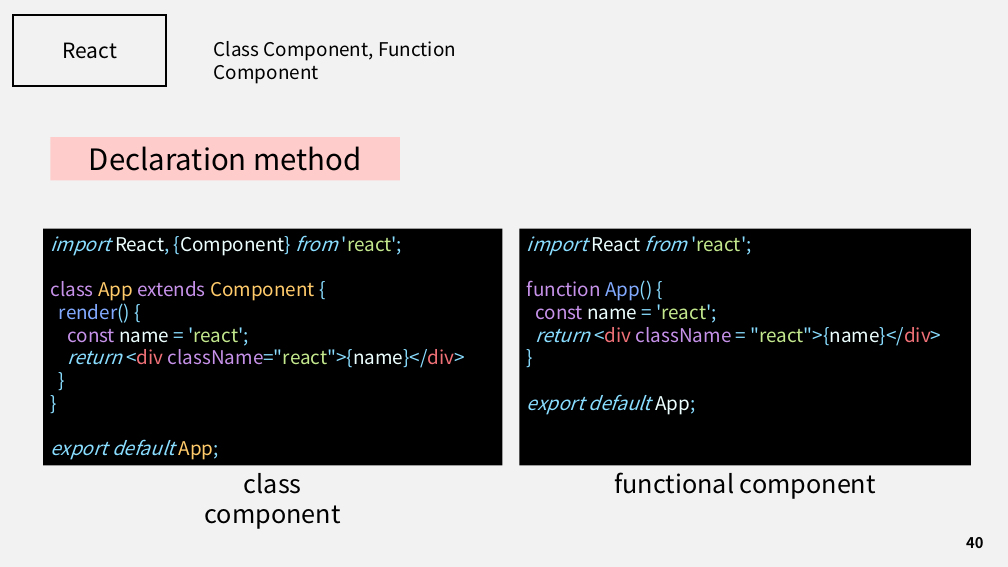
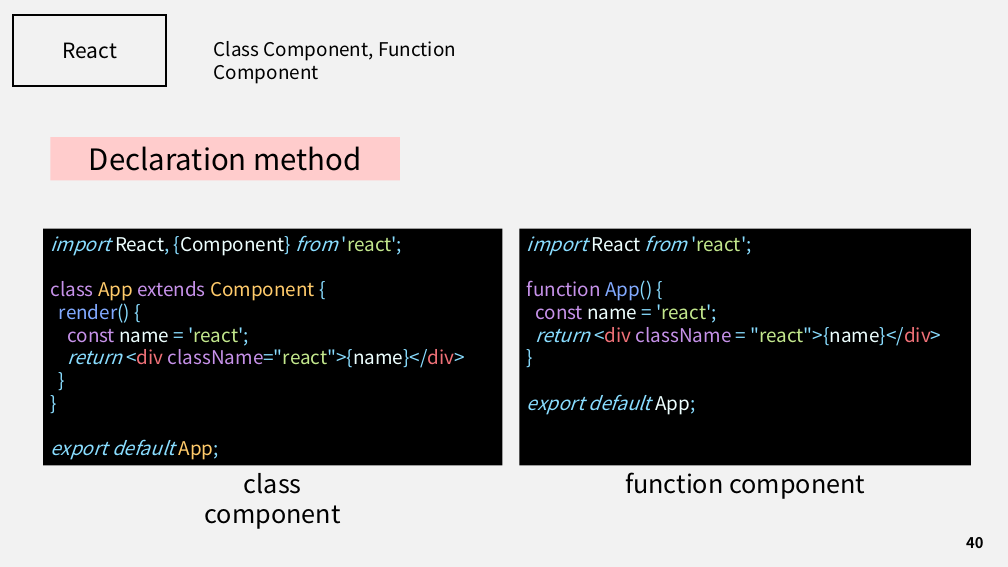
Before and after one commit to J3SUNG/Seminar, a slide deck: slide 40 of 210207_React.pptx. Drawn at 1008x567 pixels with LibreOffice and Linux fonts; fonts in the diff are those of the drawing. Boxes give left, top, right and bottom in pixels: in the first picture for what was removed or moved away, otherwise in the second. Text is boxed around its words. In the diff, an @@ line names an element or a change of style, - is before the commit and + after.

Commit message:
21-02-09-01

```diff
--- a/210207_React.pptx
+++ b/210207_React.pptx
@@ text at bbox=[625, 472, 865, 499]: text changed @@
-functional component
+function component
```
Also in this commit, not shown: 1 other slide changed.
